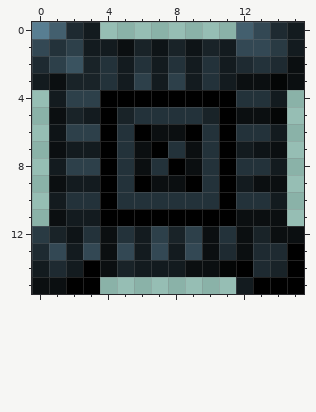
Two states of a pixel-art sprite, .minecraft/resources/contenttweaker/textures/items/rough_silicon_plate.png. The picture above was drawn from the file before the commit.
The file is 16x16 pixels. Colours within 5 levels of each other are drawn and written as one.
After:
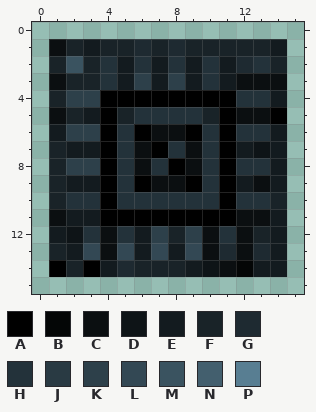
Palette (. is transparent): A #000000  B #040606  C #0b0f11  D #0e1417  E #131b1f  F #192328  G #1e2a31  H #23323a  J #293a43  K #2d404a  L #334854  M #3a5360  N #435f6e  P #587e92
Difference:
@@ x 0..15 @@
- 0 PNGE........NLGE
- 1 LHKEECFDFDFELLJE
- 2 GKMFHEHEHEHEGHGC
- 3 ECFFHEKEKEHECCBC
- 4 .EKKAAAAAAAAHHE.
- 5 .CFEAFHHHHFACCB.
- 6 .DKKAHACCAHAHHE.
- 7 .CEEAHCAHCHAEDC.
- 8 .EKKAHCHACHAHHE.
- 9 .CEEAHACCAHAECC.
-10 .EHHAHHHHHHAHHE.
-11 .CEEAAAAAAAACCC.
-12 JFDHCHEKFKCHCFCC
-13 GLELCLELELCGCGGA
-14 EGEACFEEECCBAGFA
-15 CCAA........EAAA
+ 0 ................
+ 1 .CFEFFGFGFFFFFE.
+ 2 .FMFHEHEHEHEGHF.
+ 3 .CFFHEKEKEHECCC.
+ 4 .FKKAAAAAAAAHHE.
+ 5 .CFEAFHHHHFACCA.
+ 6 .EKKAHACCAHAHHE.
+ 7 .FEEAHCAHCHAEDE.
+ 8 .FKKAHCHACHAHHE.
+ 9 .FEEAHACCAHAECE.
+10 .FHHAHHHHHHAHHF.
+11 .CEEAAAAAAAACCE.
+12 .EDHCHEKFKCHCFE.
+13 .FELCLELELCGCGE.
+14 .AFAEGFFFEDCBEE.
+15 ................
Where, in picture pixels (left, top, right, bottom), the same in both pictures:
changed: (32, 22, 304, 294)
